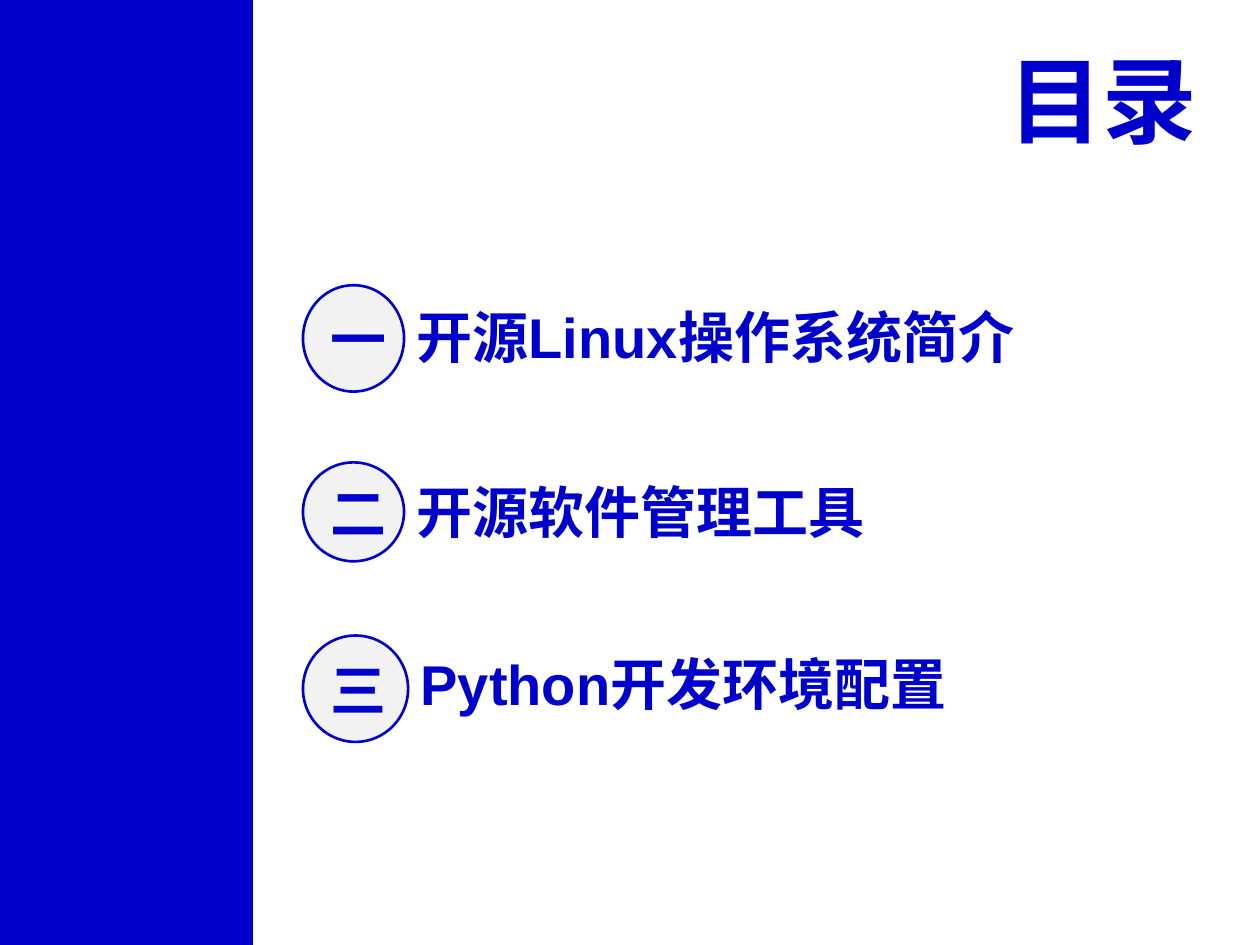
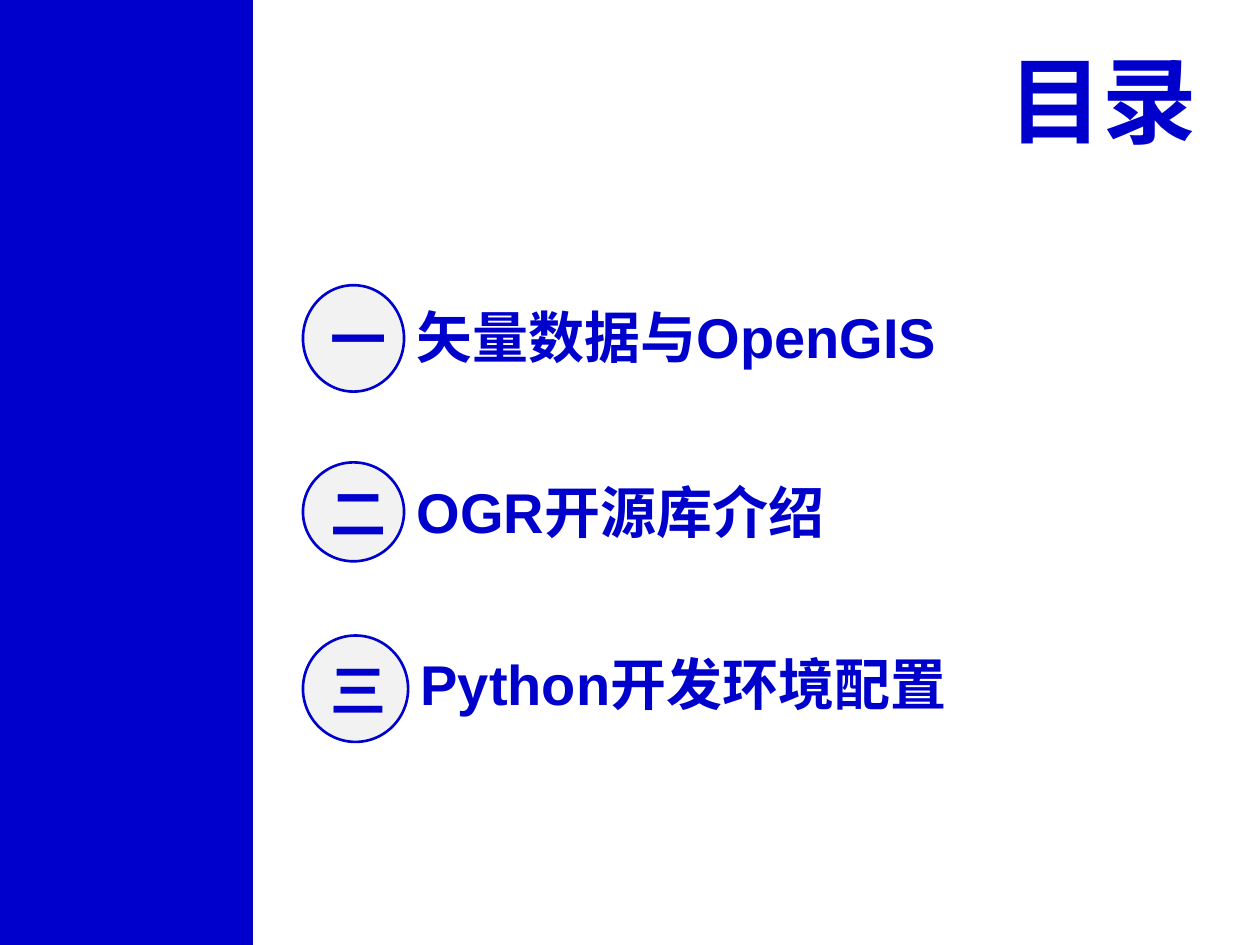
Before and after one commit to xinluo2018/open-source-gis-course, a slide deck: slide 2 of 第4章- OGR开源库及矢量数据处理-8课时/第3章-OGR开源库及矢量数据处理-8学时.pptx. Drawn at 1260x945 pixels with LibreOffice and Linux fonts; fonts in the diff are those of the drawing. Boxes give left, top, right and bottom in pixels: in the first picture for what was removed or moved away, otherwise in the second. Text is boxed around its words. In the diff, an @@ line names an element or a change of style, - is before the commit and + after.

```diff
--- a/第4章- OGR开源库及矢量数据处理-8课时/第3章-OGR开源库及矢量数据处理-8学时.pptx
+++ b/第4章- OGR开源库及矢量数据处理-8课时/第3章-OGR开源库及矢量数据处理-8学时.pptx
@@ text at bbox=[416, 310, 936, 370]: text changed @@
-开源Linux操作系统简介
+矢量数据与OpenGIS
@@ text at bbox=[417, 489, 825, 538]: text changed @@
-开源软件管理工具
+OGR开源库介绍
```
Also in this commit, not shown: 2 other slides changed, 10 slides added, 1 slide removed, 3 other files.
